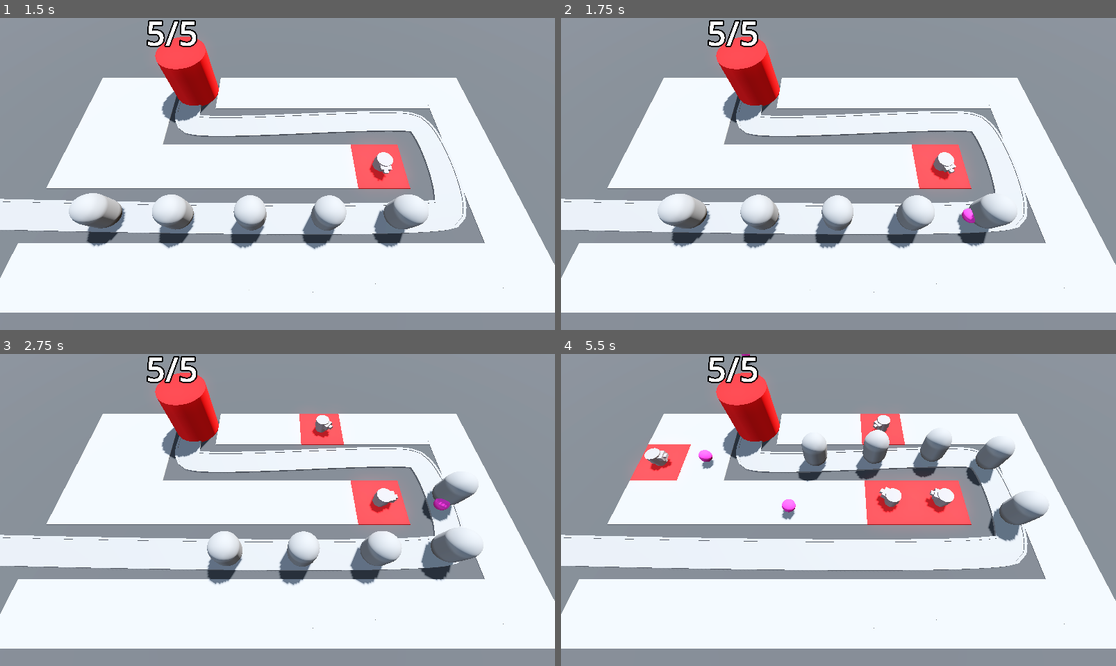
Above: before the commit, frames 1-4 (two rows, left to right).
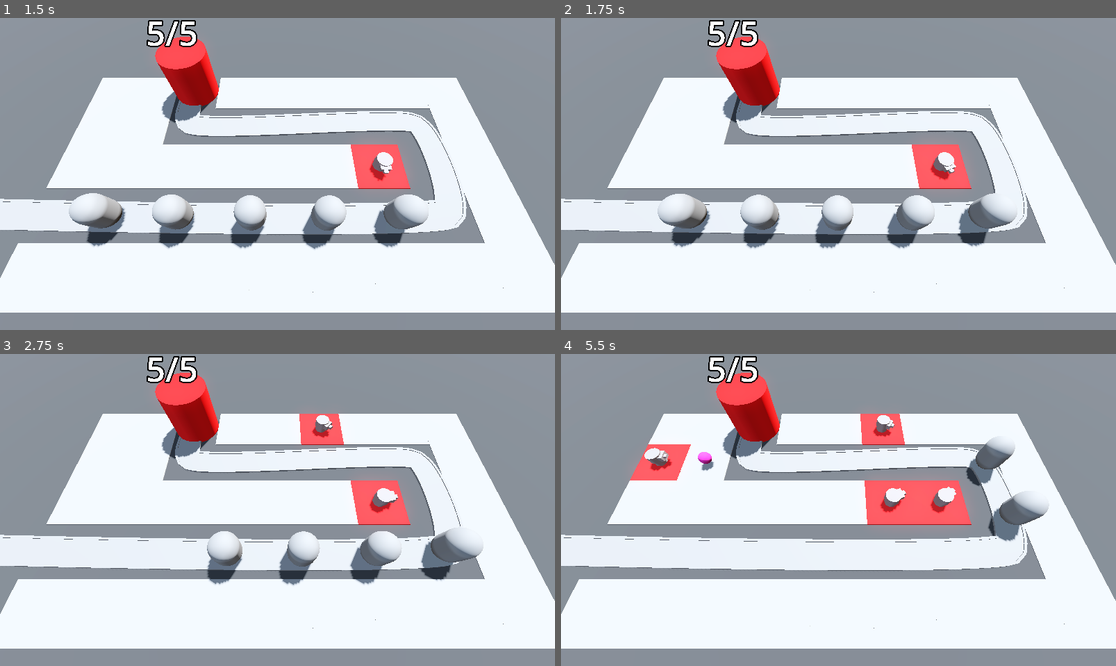
Above: after the commit, the same moments.

Repository: caiobribeiro/godot-barbarian-blaster
Game: Godot game, scene res://scene/base_level.tscn
The game is run twice, just before and just after one commit, with the same random seed, the same clock (stepped at 60 frames per second) and the same inputs.
Inputs (mouse positions are in pixels of both pictures, inside the frame that each line leads up to):
- Up to frame 1 (1.5 s): move the mouse to (399, 158) at 0.52 s; click (399, 158) at 0.6 s; move the mouse to (166, 189) at 1.27 s; click (166, 189) at 1.35 s
- Up to frame 2 (1.75 s): no input
- Up to frame 3 (2.75 s): move the mouse to (333, 441) at 2.02 s; click (333, 441) at 2.1 s
- Up to frame 4 (5.5 s): move the mouse to (810, 572) at 2.77 s; click (810, 572) at 2.85 s; move the mouse to (1005, 556) at 3.52 s; click (1005, 556) at 3.6 s; move the mouse to (672, 463) at 4.27 s; click (672, 463) at 4.35 s; move the mouse to (866, 510) at 5.02 s; click (866, 510) at 5.1 s

Frame 1 is identical in both runs. In frame 2, 0.1% of the frame differs, in the area x 71-75%, y 61-67%; in frame 3, 0.8%; in frame 4, 2.2%, in the area x 17-72%, y 0-88%.

Commit message:
feat: add shooting system with projectile instantiation and cooldown

Diff:
--- a/Turret/projectile.gd
+++ b/Turret/projectile.gd
@@ -11,3 +11,9 @@
 
 func _on_timer_timeout() -> void:
 	queue_free()
+
+
+func _on_area_entered(area: Area3D) -> void:
+	if area.is_in_group("enemy_area"):
+		area.get_parent().current_health -= 25
+		queue_free()
--- a/Turret/projectile.tscn
+++ b/Turret/projectile.tscn
@@ -24,4 +24,5 @@
 wait_time = 3.0
 autostart = true
 
+[connection signal="area_entered" from="." to="." method="_on_area_entered"]
 [connection signal="timeout" from="Timer" to="." method="_on_timer_timeout"]
--- a/enemy/enemy.gd
+++ b/enemy/enemy.gd
@@ -2,7 +2,19 @@
 
 @export var speed: float = 0.1
 
+@export var max_health: int = 50
+
+var current_health: int:
+	set(health_in):
+		current_health = health_in
+		if current_health < 1:
+			queue_free()
+
+
 @onready var base = get_tree().get_first_node_in_group("base")
+
+func _ready() -> void:
+	current_health = max_health
 
 func _process(delta: float) -> void:
 	progress_ratio += delta * speed
--- a/enemy/enemy.tscn
+++ b/enemy/enemy.tscn
@@ -10,6 +10,10 @@
 script/source = "extends MeshInstance3D
 "
 
+[sub_resource type="CapsuleShape3D" id="CapsuleShape3D_2mvqj"]
+radius = 1.0
+height = 3.0
+
 [node name="Enemy" type="PathFollow3D"]
 script = ExtResource("1_2mvqj")
 
@@ -17,3 +21,9 @@
 transform = Transform3D(1, 0, 0, 0, 1, 0, 0, 0, 1, 0, 1.60559, 0)
 mesh = SubResource("CapsuleMesh_em2pb")
 script = SubResource("GDScript_ofsxj")
+
+[node name="EnemyArea3D" type="Area3D" parent="." groups=["enemy_area"]]
+
+[node name="CollisionShape3D" type="CollisionShape3D" parent="EnemyArea3D"]
+transform = Transform3D(1, 0, 0, 0, 1, 0, 0, 0, 1, 0, 1.6, 0)
+shape = SubResource("CapsuleShape3D_2mvqj")
Not shown: 1 places in enemy/enemy.tscn that only renumber resources
